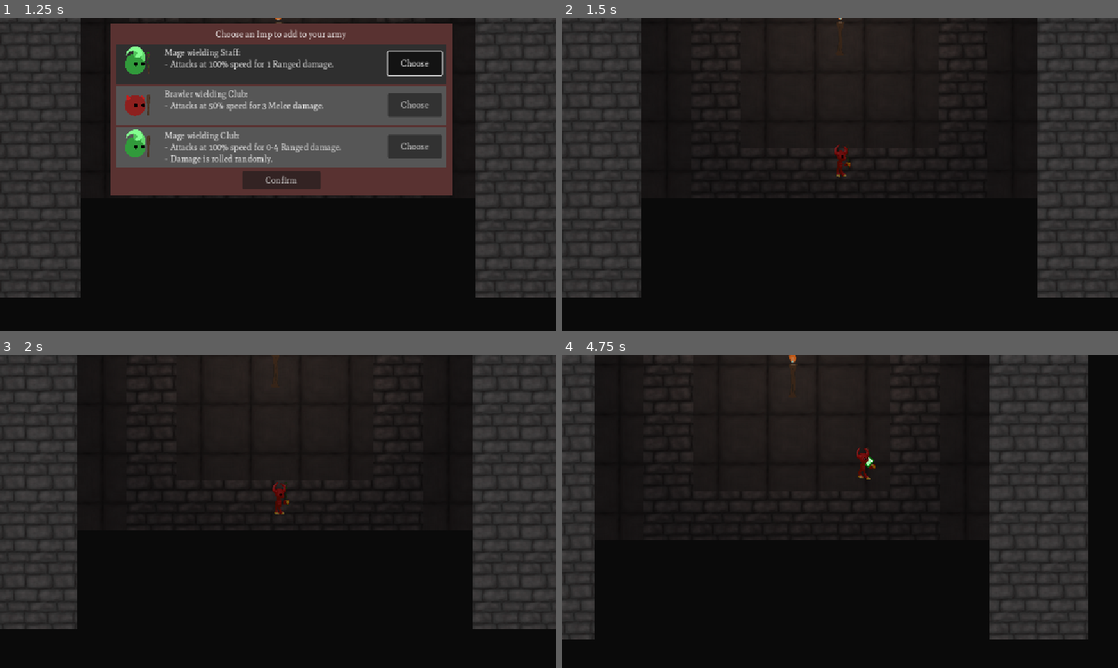
Above: before the commit, frames 1-4 (two rows, left to right).
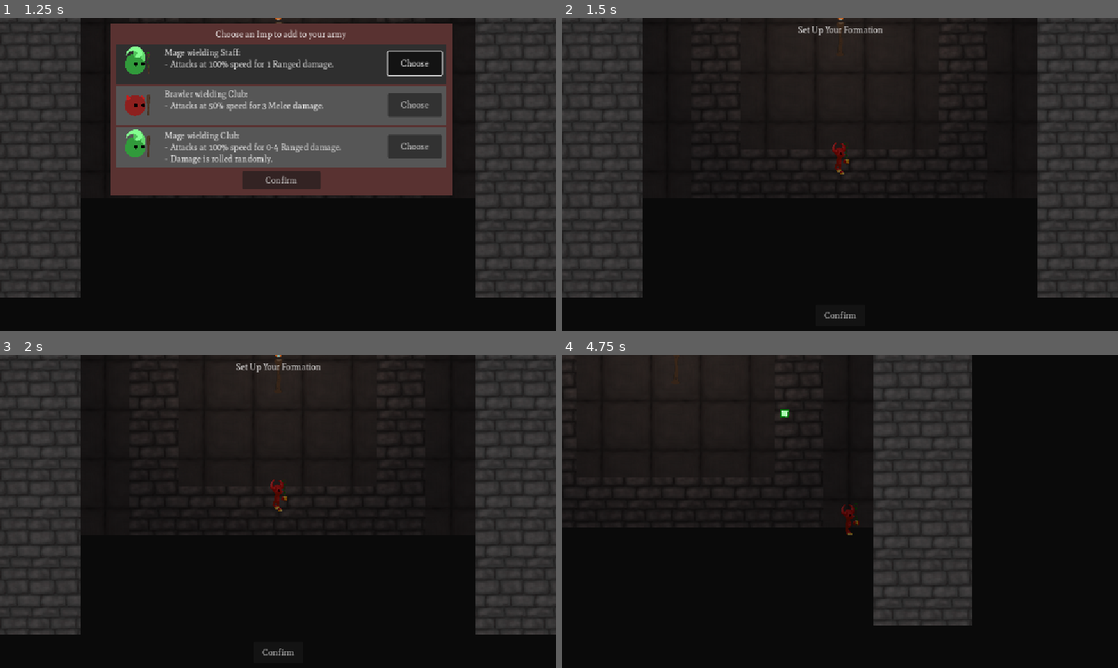
Above: after the commit, the same moments.

Repository: HoneyPony/impish-descent-future
Game: Godot game, scene res://levels/level3.tscn
The game is run twice, just before and just after one commit, with the same random seed, the same clock (stepped at 60 frames per second) and the same inputs. This scene is started directly instead of the project's main scene.
Inputs (mouse positions are in pixels of both pictures, inside the frame that each line leads up to):
- Up to frame 1 (1.25 s): click "Choose" at 0.5 s
- Up to frame 2 (1.5 s): click "Confirm" at 1.25 s
- Up to frame 3 (2 s): no input
- Up to frame 4 (4.75 s): click (840, 652) at 2 s, where only the run after the commit has a clickable "Confirm"; move the mouse to (962, 495) at 2.77 s; press the mouse at (962, 495) at 2.78 s; hold D (player_right) 2.78-3.53 s; move the mouse to (728, 527) at 3.52 s; release the mouse at (728, 527) at 3.53 s; hold S (player_down) 3.53-4.28 s; click (728, 527) at 3.6 s; move the mouse to (895, 442) at 4.27 s; press the mouse at (895, 442) at 4.28 s; hold D (player_right) from 4.28 s (still down)

Frame 1 is identical in both runs. In frame 2, 0.6% of the frame differs, in the area x 14-58%, y 0-96%; in frame 3, 4.3%; in frame 4, 30%, in the area x 0-95%, y 0-91%.

Commit message:
Partial formation implementation

Diff:
--- a/GS.gd
+++ b/GS.gd
@@ -9,6 +9,7 @@
 
 var flag_retry_this_level = false
 var flag_in_upgrade_menu = false
+var flag_in_formation_menu = false
 
 var current_level = 0
 
--- a/camera.gd
+++ b/camera.gd
@@ -1,25 +1,41 @@
 extends Camera2D
 
 # let the win screen freeze the camera so we don't get motion sickness
-var frozen = false
+var frozen := false
 
-func _physics_process(delta):
+const MOUSE_WEIGHT := 0.45
+
+var player_smoothed: Vector2 = Vector2.ZERO
+var mouse_smoothed: Vector2 = Vector2.ZERO
+
+func _physics_process(delta: float) -> void:
 	if frozen:
 		return
 
-	var target = Vector2.ZERO
+	var player_target = Vector2.ZERO
 
 	var players = get_tree().get_nodes_in_group("Players")
 	if players.is_empty():
 		return
 
 	for p in players:
-		target += p.global_position
-	target /= players.size()
+		player_target += p.global_position
+	player_target /= players.size()
 
-	var c_offset = target - global_position
+	var lerp_strength = ((player_target - player_smoothed).length() - 512.0) / 1024.0
+	lerp_strength = clamp(lerp_strength, 0.05, 0.2)
+	player_smoothed += (player_target - player_smoothed) * lerp_strength
 
-	var lerp_strength = (c_offset.length() - 512.0) / 1024.0
-	lerp_strength = clamp(lerp_strength, 0.05, 0.2)
+	# TODO: This should probably be the relative mouse pos...?
+	var mouse_target = get_local_mouse_position()
+	mouse_smoothed += (mouse_target - mouse_smoothed) * 0.05
 
-	global_position += c_offset * lerp_strength
+	var target: Vector2 = lerp(player_smoothed, player_smoothed + mouse_smoothed, MOUSE_WEIGHT)
+
+	global_position = target
+
+	if GS.flag_in_formation_menu:
+		# Compute the smoothing when we do this anyway.
+		global_position = get_tree().get_first_node_in_group("ImpStartPos").global_position
+		# Reset the mouse pos when we're in the menu so it smoothes out.
+		mouse_smoothed = Vector2.ZERO
--- a/enemies/simple_ghost.tscn
+++ b/enemies/simple_ghost.tscn
@@ -58,6 +58,33 @@
 [sub_resource type="RectangleShape2D" id="RectangleShape2D_kr1kd"]
 size = Vector2(104, 130)
 
+[sub_resource type="Animation" id="Animation_v5knm"]
+length = 0.001
+tracks/0/type = "value"
+tracks/0/imported = false
+tracks/0/enabled = true
+tracks/0/path = NodePath("Sprite2D:material:shader_parameter/noise_amount")
+tracks/0/interp = 1
+tracks/0/loop_wrap = true
+tracks/0/keys = {
+"times": PackedFloat32Array(0),
+"transitions": PackedFloat32Array(1),
+"update": 0,
+"values": [0.065]
+}
+tracks/1/type = "value"
+tracks/1/imported = false
+tracks/1/enabled = true
+tracks/1/path = NodePath("Sprite2D:modulate")
+tracks/1/interp = 1
+tracks/1/loop_wrap = true
+tracks/1/keys = {
+"times": PackedFloat32Array(0),
+"transitions": PackedFloat32Array(1),
+"update": 0,
+"values": [Color(1, 1, 1, 1)]
+}
+
 [sub_resource type="Animation" id="Animation_q0ajj"]
 resource_name = "hit"
 length = 0.2
@@ -84,33 +111,6 @@
 "transitions": PackedFloat32Array(1, 1),
 "update": 0,
 "values": [Color(1, 1, 1, 0.105882), Color(1, 1, 1, 1)]
-}
-
-[sub_resource type="Animation" id="Animation_v5knm"]
-length = 0.001
-tracks/0/type = "value"
-tracks/0/imported = false
-tracks/0/enabled = true
-tracks/0/path = NodePath("Sprite2D:material:shader_parameter/noise_amount")
-tracks/0/interp = 1
-tracks/0/loop_wrap = true
-tracks/0/keys = {
-"times": PackedFloat32Array(0),
-"transitions": PackedFloat32Array(1),
-"update": 0,
-"values": [0.065]
-}
-tracks/1/type = "value"
-tracks/1/imported = false
-tracks/1/enabled = true
-tracks/1/path = NodePath("Sprite2D:modulate")
-tracks/1/interp = 1
-tracks/1/loop_wrap = true
-tracks/1/keys = {
-"times": PackedFloat32Array(0),
-"transitions": PackedFloat32Array(1),
-"update": 0,
-"values": [Color(1, 1, 1, 1)]
 }
 
 [sub_resource type="AnimationLibrary" id="AnimationLibrary_6as8b"]
--- a/level_base.tscn
+++ b/level_base.tscn
@@ -11,8 +11,10 @@
 [ext_resource type="PackedScene" uid="uid://bsyfpp8d5s708" path="res://ui/relic_select_row.tscn" id="8_k35jv"]
 [ext_resource type="Script" uid="uid://csbordnjwk72b" path="res://ui/relic_select_row.gd" id="9_p0a2q"]
 [ext_resource type="Script" uid="uid://dyt83d0a52416" path="res://ui/defeat_menu.gd" id="10_reeg6"]
+[ext_resource type="Script" uid="uid://bj7vvgyka0aft" path="res://ui/formation_menu.gd" id="10_t5hyg"]
 [ext_resource type="Texture2D" uid="uid://cqxtrwo0fj1wb" path="res://relics/relic0.png" id="12_w2t3q"]
 [ext_resource type="Script" uid="uid://cejur8ehkbc8c" path="res://relic_icon.gd" id="13_50h4x"]
+[ext_resource type="Script" uid="uid://dsl5sdm752l86" path="res://players/imp_formation.gd" id="14_pvn8g"]
 
 [sub_resource type="ButtonGroup" id="ButtonGroup_mprjm"]
 
@@ -51,6 +53,7 @@
 anchor_bottom = 1.0
 grow_horizontal = 2
 grow_vertical = 2
+mouse_filter = 2
 theme = ExtResource("6_jm28w")
 
 [node name="UpgradeMenu" type="ColorRect" parent="UpgradeMenu/Control"]
@@ -225,6 +228,45 @@
 grow_vertical = 0
 text = "Confirm"
 
+[node name="FormationMenu" type="Control" parent="UpgradeMenu/Control"]
+unique_name_in_owner = true
+visible = false
+layout_mode = 1
+anchors_preset = 15
+anchor_right = 1.0
+anchor_bottom = 1.0
+grow_horizontal = 2
+grow_vertical = 2
+mouse_filter = 2
+script = ExtResource("10_t5hyg")
+
+[node name="Label" type="Label" parent="UpgradeMenu/Control/FormationMenu"]
+layout_mode = 1
+anchors_preset = 5
+anchor_left = 0.5
+anchor_right = 0.5
+offset_left = -88.0
+offset_top = 12.0
+offset_right = 88.0
+offset_bottom = 35.0
+grow_horizontal = 2
+text = "Set Up Your Formation"
+
+[node name="ConfirmButton" type="Button" parent="UpgradeMenu/Control/FormationMenu"]
+layout_mode = 1
+anchors_preset = 7
+anchor_left = 0.5
+anchor_top = 1.0
+anchor_right = 0.5
+anchor_bottom = 1.0
+offset_left = -52.0
+offset_top = -55.0
+offset_right = 52.0
+offset_bottom = -10.0
+grow_horizontal = 2
+grow_vertical = 0
+text = "Confirm"
+
 [node name="SuccessMenu" type="ColorRect" parent="UpgradeMenu/Control"]
 unique_name_in_owner = true
 visible = false
@@ -387,6 +429,9 @@
 [node name="ImpStartPos" type="Marker2D" parent="." groups=["ImpStartPos"]]
 position = Vector2(2, 124)
 
+[node name="ImpFormation" type="Node2D" parent="ImpStartPos" groups=["ImpFormation"]]
+script = ExtResource("14_pvn8g")
+
 [connection signal="pressed" from="UpgradeMenu/Control/UpgradeMenu/ConfirmButton" to="UpgradeMenu/Control/UpgradeMenu" method="_on_confirm_button_pressed"]
 [connection signal="pressed" from="UpgradeMenu/Control/UpgradeMenu/Relics/ConfirmButton2" to="UpgradeMenu/Control/UpgradeMenu" method="_on_confirm_button_pressed"]
 [connection signal="pressed" from="UpgradeMenu/Control/SuccessMenu/ConfirmButton" to="UpgradeMenu/Control/SuccessMenu" method="_on_confirm_button_pressed"]
--- a/levels/level1.tscn
+++ b/levels/level1.tscn
@@ -209,9 +209,6 @@
 offset_bottom = 7.0
 color = Color(0.233236, 0.123145, 0.120394, 1)
 
-[node name="ImpStartPos" parent="." index="6"]
-position = Vector2(-3, 1134)
-
 [node name="torch" parent="." index="7" instance=ExtResource("2_a0v2d")]
 position = Vector2(89, 733)
 
@@ -242,5 +239,8 @@
 [node name="SimpleGhost3" parent="." index="16" instance=ExtResource("3_hv7g1")]
 position = Vector2(-2387, -888)
 
+[node name="ImpStartPos" parent="." index="17"]
+position = Vector2(-3, 1134)
+
 [connection signal="pressed" from="UpgradeMenu/Control/UpgradeMenu2/ConfirmButton" to="UpgradeMenu/Control/UpgradeMenu2" method="_on_confirm_button_pressed"]
 [connection signal="pressed" from="UpgradeMenu/Control/UpgradeMenu2/Relics/ConfirmButton2" to="UpgradeMenu/Control/UpgradeMenu2" method="_on_confirm_button_pressed"]
--- /dev/null
+++ b/players/imp_formation.gd
@@ -0,0 +1,40 @@
+extends Node2D
+class_name ImpFormation
+
+var edited_player: Player = null
+
+func _ready() -> void:
+	# Reparent ourselves off of the ImpStartPos. This makes sure our starting
+	# point is always synchronized
+	reparent(get_parent().get_parent())
+
+func _physics_process(delta: float) -> void:
+	if GS.flag_in_formation_menu:
+		# TODO: There is probably a better way to do this
+		global_position = get_tree().get_first_node_in_group("ImpStartPos").global_position
+		return
+
+	# This is probably not even what we want...
+	var pos = Vector2.ZERO
+	var players = get_tree().get_nodes_in_group("Players")
+	for player in players:
+		pos += player.global_position
+	pos /= players.size()
+
+	#global_position = pos
+
+	var vel = Vector2.ZERO
+	vel.x = Input.get_axis("player_left", "player_right")
+	vel.y = Input.get_axis("player_up", "player_down")
+	vel = vel.normalized() * Player.MAX_VEL
+	print(global_position)
+
+	global_position += vel * delta
+
+	# We need to use the global mouse position versus our own position, because
+	# the local mouse position is affected by our own rotation.
+
+	# Add an offset of 90 degrees because we want the user to configure their
+	# formation pointing 'up'.
+	var target_rot = (get_global_mouse_position() - global_position).angle() - TAU * 0.25
+	rotation = rotate_toward(rotation, target_rot, TAU * 4.0 * delta)
--- a/players/player.gd
+++ b/players/player.gd
@@ -15,6 +15,10 @@
 @export var melee_attack_range = 150
 #@export var melee_cooldown = 0.3
 @export var action_cooldown = 0.3
+
+var formation: ImpFormation = null
+
+var formation_position: Vector2 = Vector2.ZERO
 
 # NOTE: Only set this to positive if you've actually added an ethereal buff.
 var ethereal_lifetime = -1.0
@@ -37,6 +41,8 @@
 var other_players_hit = 0
 
 var action_speed = 1.0
+# This should never be slower than action speed, but it should often be faster.
+var melee_speed = 1.0
 
 var ranged_attack_target: Node2D = null
 var ranged_attack_target_cached: Vector2 = Vector2.ZERO
@@ -198,6 +204,9 @@
 
 var melee_attack_target_pos: Vector2
 var melee_attack_target_rot: float
+# The melee timer is separate from the state timer as it should usually tick
+# faster.
+var melee_timer = 0.0
 
 func parabola_one(t: float) -> float:
 	t = 2.0 * t - 1.0
@@ -220,6 +229,7 @@
 
 	state = State.MELEE_ATTACK
 	state_timer = 0.0
+	melee_timer = 0.0
 
 	Sounds.imp_act_crunchy.play_rand()
 
@@ -243,6 +253,19 @@
 	item.global_position = item_rest.global_position
 	add_to_group("Players")
 
+	# For now, we just get our formation from the group.
+	formation = get_tree().get_first_node_in_group("ImpFormation")
+	assert(formation)
+
+	# TODO: Just delete the FormationEdit once the formation is done being
+	# edited? Although I guess we might have the option to re-edit it dynamically...
+	%FormationEdit.input_event.connect(func(viewport: Node, event: InputEvent, shape_idx: int):
+		if event is InputEventMouseButton:
+			if event.button_index == MOUSE_BUTTON_LEFT and event.pressed:
+				if formation.edited_player == null:
+					formation.edited_player = self
+	)
+
 func finalize_properties():
 
 	# TODO: Do we actually do this here? Probably not
@@ -263,6 +286,10 @@
 
 	# The melee collision is only on when we are attacking melee.
 	melee_collision_shape.disabled = true
+
+	# Make the melee speed at least as good as the action speed
+	melee_speed = action_speed
+	melee_speed = max(melee_speed, 1.2)
 
 	$Item.slowness = 1.0 / action_speed
 
@@ -303,11 +330,28 @@
 
 const MAX_VEL = 512
 
-func _physics_process(delta):
+func _formation_physics_process(delta: float) -> void:
+	if formation.edited_player == self:
+		print(get_global_mouse_position())
+		print(formation.global_position)
+		formation_position = get_global_mouse_position() - formation.global_position
+		print(formation_position)
+		global_position = formation.global_position + formation_position
+
+		if not Input.is_action_pressed("edit_player"):
+			formation.edited_player = null
+	else:
+		pass
+
+func _physics_process(delta: float) -> void:
 	if GS.has_won:
 		return
 
 	if is_dead:
+		return
+
+	if GS.flag_in_formation_menu:
+		_formation_physics_process(delta)
 		return
 
 	if invulnerability > 0:
@@ -360,12 +404,13 @@
 	if state == State.MELEE_ATTACK:
 
 		state_timer += delta * action_speed
-
-
-		var to_t = parabola_one(state_timer)
+		# the melee timer will finish before the action timer
+		melee_timer = clamp(melee_timer + delta * melee_speed, 0.0, 1.0)
+
+		var to_t = parabola_one(melee_timer)
 		# The cooldown is basically the remaining time in the animation.
 		# Because then, we can attack again.
-		$Item.slowness = (1.0 - to_t) / action_speed + action_cooldown
+		$Item.slowness = (1.0 - to_t) / melee_speed + action_cooldown
 		melee_collision_shape.disabled = not (to_t > 0.25 and to_t < 0.75)
 
 		# To update both rotation and angle while sync_to_physics is on, we have to do it in
@@ -375,17 +420,19 @@
 		new_tform.origin = lerp(item_rest.global_position, melee_attack_target_pos, to_t)
 		item.global_transform = new_tform
 
-		if state_timer >= 0.6:
+		if melee_timer >= 0.6:
 			if GS.relic_tripledmg_killself and not self.is_ethereal():
 				die(null)
 				item.global_transform = item_rest.global_transform
 				state = State.NO_ACTION
 				state_timer = 0.0
+				melee_timer = 0.0
 
 		if state_timer >= 1.0:
 			item.global_transform = item_rest.global_transform
 			state = State.NO_ACTION
 			state_timer = 0.0
+			melee_timer = 0.0
 
 
 	elif state == State.RANGED_ATTACK:
@@ -445,7 +492,7 @@
 	if goal == Goals.GOAL_GENERIC:
 		start_generic()
 
-	var move_target = get_global_mouse_position()
+	var move_target = formation.global_transform * formation_position
 
 	var target_noise_nosmooth = Vector2.ZERO # Vector2.from_angle(randf_range(0, TAU)) * randf_range(256, 1024.0)
 	var smoothing = 0.05
@@ -532,6 +579,11 @@
 
 	move_target = GS.get_nav_move_target(global_position, move_target)
 	var vel = (move_target - global_position) * 5.0
+
+	#vel.x = Input.get_axis("player_left", "player_right")
+	#vel.y = Input.get_axis("player_up", "player_down")
+	#vel = vel.normalized() * MAX_VEL
+
 	var target_vel = vel.limit_length(MAX_VEL)
 
 	velocity += (target_vel - velocity) * 0.5
--- a/players/player.tscn
+++ b/players/player.tscn
@@ -24,6 +24,9 @@
 
 [sub_resource type="CircleShape2D" id="CircleShape2D_g6wt4"]
 radius = 44.0
+
+[sub_resource type="RectangleShape2D" id="RectangleShape2D_l1fvc"]
+size = Vector2(30, 73)
 
 [node name="Player" type="CharacterBody2D"]
 y_sort_enabled = true
@@ -107,5 +110,14 @@
 position = Vector2(28, 10)
 scale = Vector2(0.188, 0.188)
 
+[node name="FormationEdit" type="Area2D" parent="."]
+unique_name_in_owner = true
+collision_layer = 64
+collision_mask = 64
+
+[node name="CollisionShape2D" type="CollisionShape2D" parent="FormationEdit"]
+position = Vector2(0, -34.5)
+shape = SubResource("RectangleShape2D_l1fvc")
+
 [connection signal="body_entered" from="Hazard" to="." method="_on_hazard_body_entered"]
 [connection signal="body_entered" from="Buff" to="." method="_on_buff_body_entered"]
--- a/players/player_anim.tscn
+++ b/players/player_anim.tscn
@@ -377,19 +377,19 @@
 [node name="root" type="Bone2D" parent="Node2D/Skeleton2D"]
 position = Vector2(-15, -100)
 rotation = -1.62684
-scale = Vector2(0.999848, 0.999848)
+scale = Vector2(0.999847, 0.999847)
 rest = Transform2D(2.22127e-06, -1, 1, 2.22127e-06, -12, -100)
 
 [node name="chest" type="Bone2D" parent="Node2D/Skeleton2D/root"]
 position = Vector2(40, -8.88744e-05)
 rotation = 1.51629
-scale = Vector2(0.999812, 0.999812)
+scale = Vector2(0.999811, 0.999811)
 rest = Transform2D(-0.0165629, 0.999863, -0.999863, -0.0165629, 40, -8.88744e-05)
 
 [node name="head" type="Bone2D" parent="Node2D/Skeleton2D/root/chest"]
 position = Vector2(-16.7929, -47.7284)
 rotation = -1.51252
-scale = Vector2(0.999855, 0.999855)
+scale = Vector2(0.999854, 0.999854)
 rest = Transform2D(0.058242, -0.998303, 0.998303, 0.058242, -16.7929, -47.7284)
 auto_calculate_length_and_angle = false
 length = 29.06
@@ -437,13 +437,13 @@
 [node name="ik_l" type="Bone2D" parent="Node2D/Skeleton2D"]
 position = Vector2(-29, -32)
 rotation = 0.183964
-scale = Vector2(0.999857, 0.999857)
+scale = Vector2(0.999856, 0.999856)
 rest = Transform2D(1, 0, 0, 1, -29, -32)
 
 [node name="ik_r" type="Bone2D" parent="Node2D/Skeleton2D"]
 position = Vector2(5, -32)
 rotation = -0.21276
-scale = Vector2(0.999868, 0.999868)
+scale = Vector2(0.999866, 0.999866)
 rest = Transform2D(1, 0, 0, 1, 5, -32)
 
 [node name="AnimationPlayer" type="AnimationPlayer" parent="."]
--- a/project.godot
+++ b/project.godot
@@ -33,6 +33,7 @@
 DeadPlayers=""
 ImpStartPos=""
 Enemy=""
+ImpFormation=""
 
 [gui]
 
@@ -82,6 +83,11 @@
 "events": [Object(InputEventKey,"resource_local_to_scene":false,"resource_name":"","device":-1,"window_id":0,"alt_press …(192 unchanged characters)…
 ]
 }
+edit_player={
+"deadzone": 0.2,
+"events": [Object(InputEventMouseButton,"resource_local_to_scene":false,"resource_name":"","device":-1,"window_id":0,"alt_pressed":false,"shift_pressed":false,"ctrl_pressed":false,"meta_pressed":false,"button_mask":0,"position":Vector2(0, 0),"global_position":Vector2(0, 0),"factor":1.0,"button_index":1,"canceled":false,"pressed":false,"double_click":false,"script":null)
+]
+}
 
 [layer_names]
 
@@ -91,6 +97,7 @@
 2d_physics/layer_4="Player_Hazard"
 2d_physics/layer_5="Enemy_Hazard"
 2d_physics/layer_6="Buff"
+2d_physics/layer_7="FormationEdit"
 
 [physics]
 
--- /dev/null
+++ b/ui/formation_menu.gd
@@ -0,0 +1,19 @@
+extends Control
+class_name FormationMenu
+
+func _ready() -> void:
+	$ConfirmButton.pressed.connect(_on_confirm_pressed)
+
+func show_menu() -> void:
+	# Spawn the army when we show the menu. The army needs to exist so that
+	# we can edit its formation.
+	GS.spawn_current_army()
+
+	show()
+	GS.flag_in_formation_menu = true
+
+func _on_confirm_pressed() -> void:
+	GS.flag_in_formation_menu = false
+
+	hide()
+	%DefeatMenu.going = true
--- a/ui/reward_ui.gd
+++ b/ui/reward_ui.gd
@@ -129,6 +129,5 @@
 		double_upgrade._on_confirm_button_pressed()
 		return
 
-	GS.spawn_current_army()
 	GS.flag_in_upgrade_menu = false
-	%DefeatMenu.going = true
+	%FormationMenu.show_menu()
Not shown: 1 places in level_base.tscn that only renumber resources
Not shown, added: players/imp_formation.gd.uid
Not shown: 1 places in players/player.tscn that only renumber resources
Not shown, added: ui/formation_menu.gd.uid
